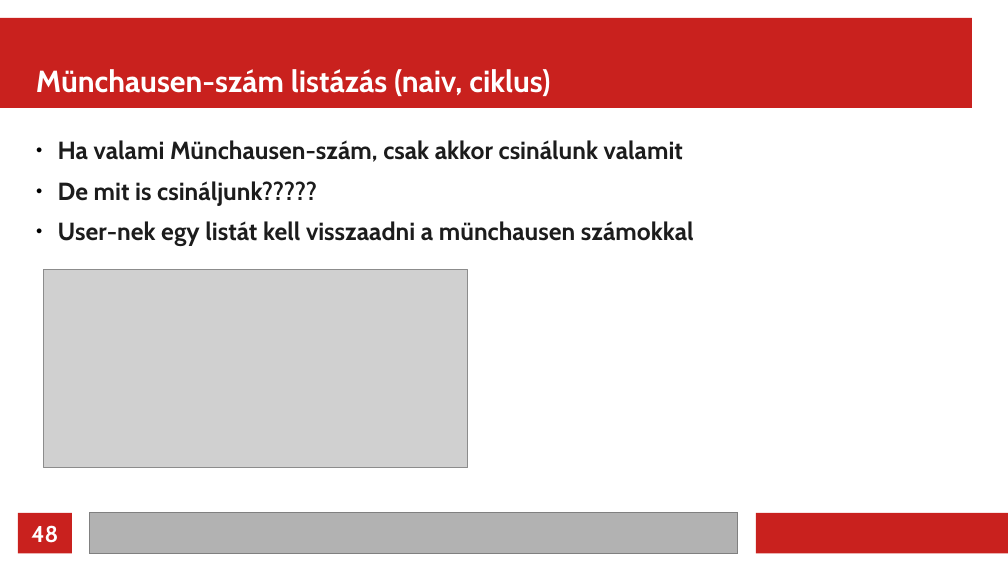
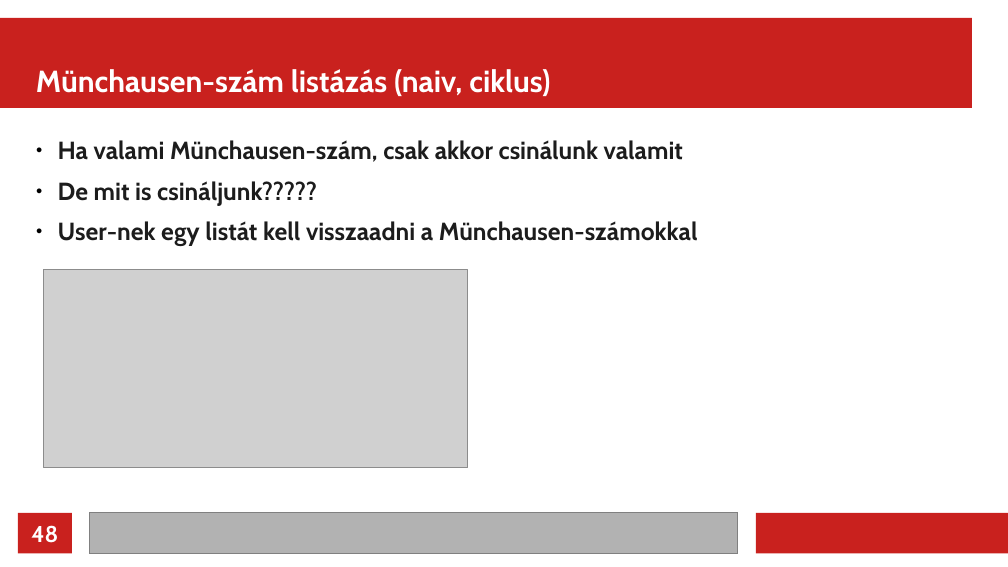
Before and after one commit to rkeeves/munchausen, a slide deck: slide 48 of presentation/munchausen_basic.odp. Drawn at 1008x567 pixels with LibreOffice and Linux fonts; fonts in the diff are those of the drawing; grey boxes stand for pictures. Boxes give left, top, right and bottom in pixels: in the first picture for what was removed or moved away, otherwise in the second. Text is boxed around its words. In the diff, an @@ line names an element or a change of style, - is before the commit and + after.

```diff
--- a/presentation/munchausen_basic.odp
+++ b/presentation/munchausen_basic.odp
@@ text at box(58, 221, 698, 246): text changed @@
-● User-nek egy listát kell visszaadni a münchausen számokkal
+● User-nek egy listát kell visszaadni a Münchausen-számokkal
```
Also in this commit, not shown: 1 other file.
